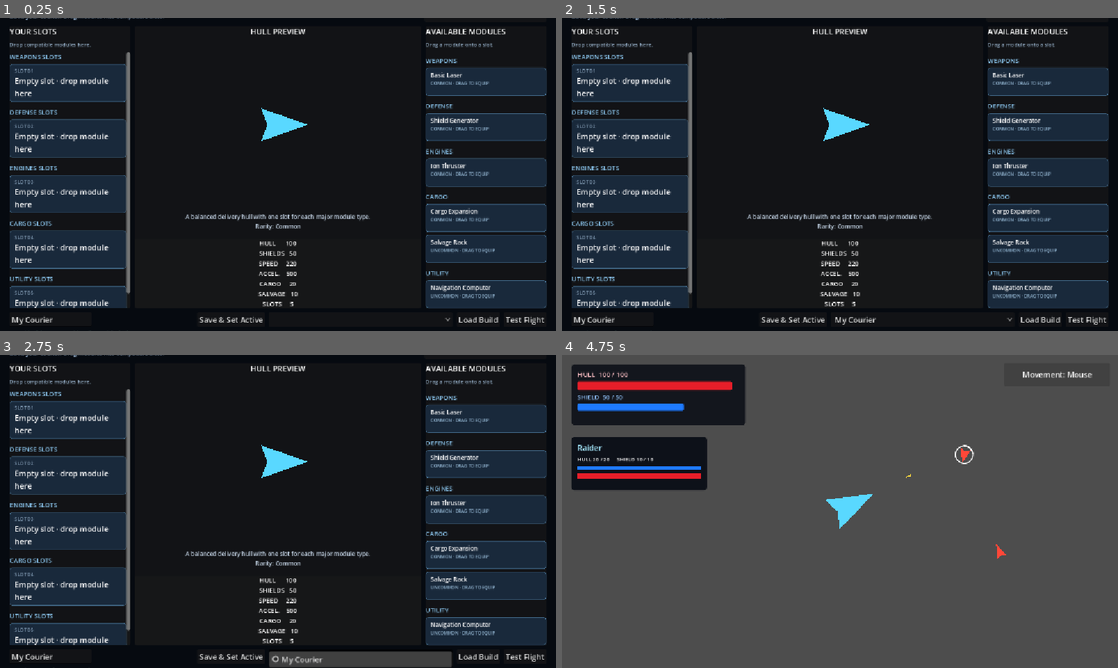
Above: before the commit, frames 1-4 (two rows, left to right).
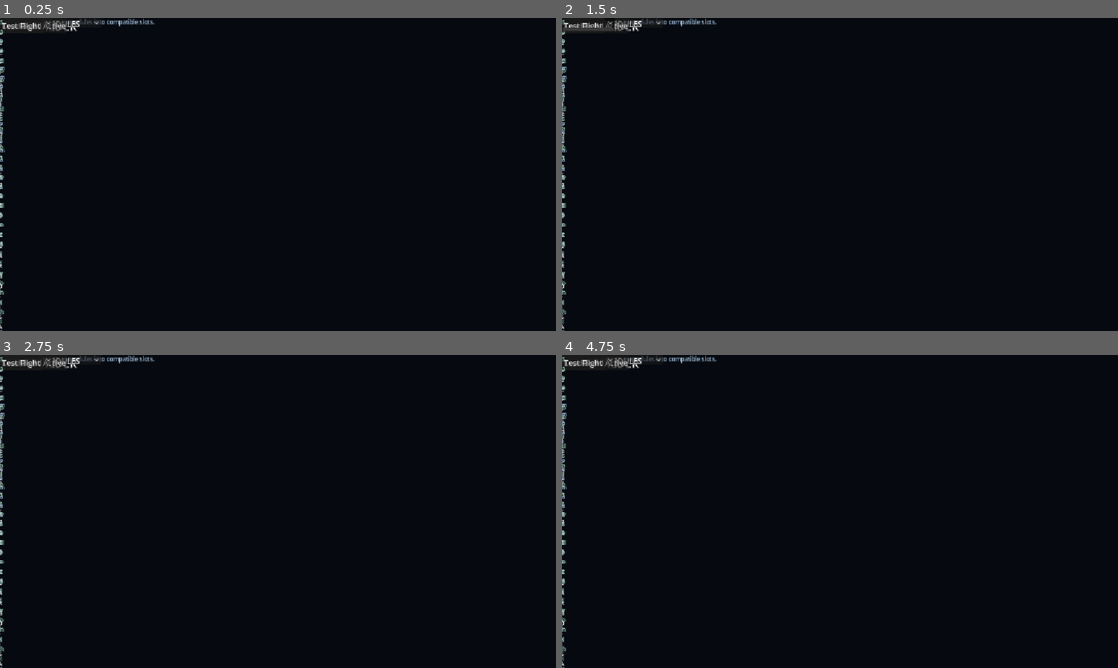
Above: after the commit, the same moments.

Repository: Bbran4/SpaceDelivery
Game: Godot game, scene res://scenes/ui/ship_builder.tscn
The game is run twice, just before and just after one commit, with the same random seed, the same clock (stepped at 60 frames per second) and the same inputs. This scene is started directly instead of the project's main scene.
Inputs (mouse positions are in pixels of both pictures, inside the frame that each line leads up to):
- Up to frame 1 (0.25 s): no input
- Up to frame 2 (1.5 s): click "Save & Set Active" at 0.5 s; click (612, 24) at 1.27 s
- Up to frame 3 (2.75 s): click (361, 655) at 2 s, where only the run before the commit has a clickable "My Courier"
- Up to frame 4 (4.75 s): click "Load Build" at 2.75 s; click "Test Flight" at 3.5 s; click (1056, 373) at 4.25 s, where only the run before the commit has a clickable "Movement: Keyboard"

The runs differ from the first frame. In frame 1, 28% of the frame differs, in the area x 0-99%, y 0-100%; in frame 2, 28%; in frame 3, 30%; in frame 4, 92%, in the area x 0-100%, y 0-100%.
Error after the commit: Invalid access to property or key 'resized' on a base object of type 'null instance'. (res://scripts/ship_builder.gd:42)

Commit message:
Make ship builder layout viewport-anchored and responsive

Diff:
--- a/scenes/ui/ship_builder.tscn
+++ b/scenes/ui/ship_builder.tscn
@@ -21,118 +21,119 @@
 mouse_filter = 2
 color = Color(0.025, 0.04, 0.065, 1)
 
-[node name="OuterMargin" type="MarginContainer" parent="."]
-layout_mode = 1
-anchors_preset = 15
-anchor_right = 1.0
-anchor_bottom = 1.0
-offset_left = 16.0
-offset_top = 12.0
-offset_right = -16.0
-offset_bottom = -12.0
-grow_horizontal = 2
-grow_vertical = 2
-theme_override_constants/margin_left = 4
-theme_override_constants/margin_top = 4
-theme_override_constants/margin_right = 4
-theme_override_constants/margin_bottom = 4
-
-[node name="Root" type="VBoxContainer" parent="OuterMargin"]
-layout_mode = 2
-theme_override_constants/separation = 8
-
-[node name="Header" type="HBoxContainer" parent="OuterMargin/Root"]
-custom_minimum_size = Vector2(0, 56)
-layout_mode = 2
+[node name="Header" type="HBoxContainer" parent="."]
+layout_mode = 1
+anchors_preset = 10
+anchor_left = 0.0
+anchor_top = 0.015
+anchor_right = 1.0
+anchor_bottom = 0.14
+offset_left = 18.0
+offset_top = 0.0
+offset_right = -18.0
+offset_bottom = 0.0
+grow_horizontal = 2
 theme_override_constants/separation = 12
 
-[node name="TitleBlock" type="VBoxContainer" parent="OuterMargin/Root/Header"]
+[node name="TitleBlock" type="VBoxContainer" parent="."]
 layout_mode = 2
 size_flags_horizontal = 3
 theme_override_constants/separation = 2
 
-[node name="Title" type="Label" parent="OuterMargin/Root/Header/TitleBlock"]
+[node name="Title" type="Label" parent="Header/TitleBlock"]
 layout_mode = 2
 clip_text = false
 text = "SHIP BUILDER"
 theme_override_font_sizes/font_size = 24
 
-[node name="Subtitle" type="Label" parent="OuterMargin/Root/Header/TitleBlock"]
+[node name="Subtitle" type="Label" parent="Header/TitleBlock"]
 layout_mode = 2
 clip_text = false
 text = "Build your courier. Drag modules into compatible slots."
 theme_override_font_sizes/font_size = 12
 theme_override_colors/font_color = Color(0.62, 0.73, 0.84, 1)
 
-[node name="HullPicker" type="OptionButton" parent="OuterMargin/Root/Header"]
+[node name="HullPicker" type="OptionButton" parent="."]
 unique_name_in_owner = true
 custom_minimum_size = Vector2(210, 0)
 layout_mode = 2
 
-[node name="MainContent" type="HBoxContainer" parent="OuterMargin/Root"]
-layout_mode = 2
-size_flags_vertical = 3
+[node name="MainContent" type="HBoxContainer" parent="."]
+layout_mode = 1
+anchors_preset = 15
+anchor_left = 0.0
+anchor_top = 0.155
+anchor_right = 1.0
+anchor_bottom = 0.835
+offset_left = 18.0
+offset_top = 0.0
+offset_right = -18.0
+offset_bottom = 0.0
+grow_horizontal = 2
+grow_vertical = 2
 theme_override_constants/separation = 10
 
-[node name="SlotsPanel" type="PanelContainer" parent="OuterMargin/Root/MainContent"]
-custom_minimum_size = Vector2(250, 0)
-layout_mode = 2
-
-[node name="SlotsVBox" type="VBoxContainer" parent="OuterMargin/Root/MainContent/SlotsPanel"]
-layout_mode = 2
-theme_override_constants/separation = 8
-
-[node name="SlotsTitle" type="Label" parent="OuterMargin/Root/MainContent/SlotsPanel/SlotsVBox"]
+[node name="SlotsPanel" type="PanelContainer" parent="."]
+custom_minimum_size = Vector2(0, 0)
+layout_mode = 2
+size_flags_horizontal = 3
+
+[node name="SlotsVBox" type="VBoxContainer" parent="MainContent/SlotsPanel"]
+layout_mode = 2
+theme_override_constants/separation = 8
+
+[node name="SlotsTitle" type="Label" parent="MainContent/SlotsPanel/SlotsVBox"]
 layout_mode = 2
 text = "YOUR SLOTS"
 theme_override_font_sizes/font_size = 16
 
-[node name="SlotsHint" type="Label" parent="OuterMargin/Root/MainContent/SlotsPanel/SlotsVBox"]
+[node name="SlotsHint" type="Label" parent="MainContent/SlotsPanel/SlotsVBox"]
 layout_mode = 2
 text = "Drop compatible modules here."
 autowrap_mode = 3
 theme_override_font_sizes/font_size = 11
 theme_override_colors/font_color = Color(0.6, 0.7, 0.8, 1)
 
-[node name="SlotScroll" type="ScrollContainer" parent="OuterMargin/Root/MainContent/SlotsPanel/SlotsVBox"]
+[node name="SlotScroll" type="ScrollContainer" parent="MainContent/SlotsPanel/SlotsVBox"]
 layout_mode = 2
 size_flags_vertical = 3
 horizontal_scroll_mode = 0
 
-[node name="SlotGroups" type="VBoxContainer" parent="OuterMargin/Root/MainContent/SlotsPanel/SlotsVBox/SlotScroll"]
+[node name="SlotGroups" type="VBoxContainer" parent="MainContent/SlotsPanel/SlotsVBox/SlotScroll"]
 unique_name_in_owner = true
 layout_mode = 2
 size_flags_horizontal = 3
 theme_override_constants/separation = 12
 
-[node name="CenterPanel" type="PanelContainer" parent="OuterMargin/Root/MainContent"]
-custom_minimum_size = Vector2(300, 0)
-layout_mode = 2
-size_flags_horizontal = 3
-
-[node name="CenterVBox" type="VBoxContainer" parent="OuterMargin/Root/MainContent/CenterPanel"]
-layout_mode = 2
-theme_override_constants/separation = 8
-
-[node name="ShipTitle" type="Label" parent="OuterMargin/Root/MainContent/CenterPanel/CenterVBox"]
+[node name="CenterPanel" type="PanelContainer" parent="."]
+custom_minimum_size = Vector2(0, 0)
+layout_mode = 2
+size_flags_horizontal = 3
+size_flags_stretch_ratio = 1.2
+
+[node name="CenterVBox" type="VBoxContainer" parent="MainContent/CenterPanel"]
+layout_mode = 2
+theme_override_constants/separation = 8
+
+[node name="ShipTitle" type="Label" parent="MainContent/CenterPanel/CenterVBox"]
 layout_mode = 2
 text = "HULL PREVIEW"
 horizontal_alignment = 1
 theme_override_font_sizes/font_size = 16
 
-[node name="PreviewCanvas" type="Control" parent="OuterMargin/Root/MainContent/CenterPanel/CenterVBox"]
+[node name="PreviewCanvas" type="Control" parent="MainContent/CenterPanel/CenterVBox"]
 unique_name_in_owner = true
 layout_mode = 2
 size_flags_vertical = 3
 size_flags_horizontal = 3
 clip_contents = true
 
-[node name="PreviewShip" type="Polygon2D" parent="OuterMargin/Root/MainContent/CenterPanel/CenterVBox/PreviewCanvas"]
+[node name="PreviewShip" type="Polygon2D" parent="MainContent/CenterPanel/CenterVBox/PreviewCanvas"]
 unique_name_in_owner = true
 polygon = PackedVector2Array(62, 0, -35, -34, -22, 0, -35, 34)
 color = Color(0.35, 0.85, 1, 1)
 
-[node name="HullDescription" type="Label" parent="OuterMargin/Root/MainContent/CenterPanel/CenterVBox"]
+[node name="HullDescription" type="Label" parent="MainContent/CenterPanel/CenterVBox"]
 unique_name_in_owner = true
 custom_minimum_size = Vector2(0, 46)
 layout_mode = 2
@@ -142,10 +143,10 @@
 theme_override_font_sizes/font_size = 12
 theme_override_colors/font_color = Color(0.76, 0.82, 0.89, 1)
 
-[node name="StatsPanel" type="PanelContainer" parent="OuterMargin/Root/MainContent/CenterPanel/CenterVBox"]
-layout_mode = 2
-
-[node name="StatsLabel" type="Label" parent="OuterMargin/Root/MainContent/CenterPanel/CenterVBox/StatsPanel"]
+[node name="StatsPanel" type="PanelContainer" parent="MainContent/CenterPanel/CenterVBox"]
+layout_mode = 2
+
+[node name="StatsLabel" type="Label" parent="MainContent/CenterPanel/CenterVBox/StatsPanel"]
 unique_name_in_owner = true
 layout_mode = 2
 text = "HULL --   SHIELDS --   SPEED --   CARGO --   SALVAGE --"
@@ -153,75 +154,85 @@
 autowrap_mode = 3
 theme_override_font_sizes/font_size = 13
 
-[node name="ModulesPanel" type="PanelContainer" parent="OuterMargin/Root/MainContent"]
-custom_minimum_size = Vector2(250, 0)
-layout_mode = 2
-
-[node name="ModulesVBox" type="VBoxContainer" parent="OuterMargin/Root/MainContent/ModulesPanel"]
-layout_mode = 2
-theme_override_constants/separation = 8
-
-[node name="ModulesTitle" type="Label" parent="OuterMargin/Root/MainContent/ModulesPanel/ModulesVBox"]
+[node name="ModulesPanel" type="PanelContainer" parent="."]
+custom_minimum_size = Vector2(0, 0)
+layout_mode = 2
+size_flags_horizontal = 3
+
+[node name="ModulesVBox" type="VBoxContainer" parent="MainContent/ModulesPanel"]
+layout_mode = 2
+theme_override_constants/separation = 8
+
+[node name="ModulesTitle" type="Label" parent="MainContent/ModulesPanel/ModulesVBox"]
 layout_mode = 2
 text = "AVAILABLE MODULES"
 theme_override_font_sizes/font_size = 16
 
-[node name="ModulesHint" type="Label" parent="OuterMargin/Root/MainContent/ModulesPanel/ModulesVBox"]
+[node name="ModulesHint" type="Label" parent="MainContent/ModulesPanel/ModulesVBox"]
 layout_mode = 2
 text = "Drag a module onto a slot."
 autowrap_mode = 3
 theme_override_font_sizes/font_size = 11
 theme_override_colors/font_color = Color(0.6, 0.7, 0.8, 1)
 
-[node name="ModuleScroll" type="ScrollContainer" parent="OuterMargin/Root/MainContent/ModulesPanel/ModulesVBox"]
+[node name="ModuleScroll" type="ScrollContainer" parent="MainContent/ModulesPanel/ModulesVBox"]
 layout_mode = 2
 size_flags_vertical = 3
 horizontal_scroll_mode = 0
 
-[node name="ModuleGroups" type="VBoxContainer" parent="OuterMargin/Root/MainContent/ModulesPanel/ModulesVBox"]
+[node name="ModuleGroups" type="VBoxContainer" parent="MainContent/ModulesPanel/ModulesVBox"]
 unique_name_in_owner = true
 layout_mode = 2
 size_flags_horizontal = 3
 theme_override_constants/separation = 12
 
-[node name="Footer" type="VBoxContainer" parent="OuterMargin/Root"]
-custom_minimum_size = Vector2(0, 88)
-layout_mode = 2
+[node name="Footer" type="VBoxContainer" parent="."]
+layout_mode = 1
+anchors_preset = 10
+anchor_left = 0.0
+anchor_top = 0.855
+anchor_right = 1.0
+anchor_bottom = 0.99
+offset_left = 18.0
+offset_top = 0.0
+offset_right = -18.0
+offset_bottom = 0.0
+grow_horizontal = 2
 theme_override_constants/separation = 5
 
-[node name="BuildControls" type="HBoxContainer" parent="OuterMargin/Root/Footer"]
-layout_mode = 2
-theme_override_constants/separation = 8
-
-[node name="BuildNameInput" type="LineEdit" parent="OuterMargin/Root/Footer/BuildControls"]
-unique_name_in_owner = true
-custom_minimum_size = Vector2(170, 0)
-layout_mode = 2
-size_flags_horizontal = 2
+[node name="BuildControls" type="HBoxContainer" parent="."]
+layout_mode = 2
+theme_override_constants/separation = 8
+
+[node name="BuildNameInput" type="LineEdit" parent="Footer/BuildControls"]
+unique_name_in_owner = true
+custom_minimum_size = Vector2(110, 0)
+layout_mode = 2
+size_flags_horizontal = 3
 placeholder_text = "Build name"
 text = "My Courier"
 
-[node name="SaveButton" type="Button" parent="OuterMargin/Root/Footer/BuildControls"]
+[node name="SaveButton" type="Button" parent="Footer/BuildControls"]
 layout_mode = 2
 text = "Save & Set Active"
 
-[node name="SavedBuildPicker" type="OptionButton" parent="OuterMargin/Root/Footer/BuildControls"]
-unique_name_in_owner = true
-custom_minimum_size = Vector2(150, 0)
-layout_mode = 2
-size_flags_horizontal = 3
-
-[node name="LoadButton" type="Button" parent="OuterMargin/Root/Footer/BuildControls"]
+[node name="SavedBuildPicker" type="OptionButton" parent="Footer/BuildControls"]
+unique_name_in_owner = true
+custom_minimum_size = Vector2(110, 0)
+layout_mode = 2
+size_flags_horizontal = 3
+
+[node name="LoadButton" type="Button" parent="Footer/BuildControls"]
 layout_mode = 2
 text = "Load Build"
 
-[node name="TestFlightButton" type="Button" parent="OuterMargin/Root/Footer/BuildControls"]
+[node name="TestFlightButton" type="Button" parent="Footer/BuildControls"]
 layout_mode = 2
 text = "Test Flight"
 
-[node name="StatusLabel" type="Label" parent="OuterMargin/Root/Footer"]
-unique_name_in_owner = true
-custom_minimum_size = Vector2(0, 30)
+[node name="StatusLabel" type="Label" parent="."]
+unique_name_in_owner = true
+custom_minimum_size = Vector2(0, 24)
 layout_mode = 2
 size_flags_horizontal = 3
 size_flags_vertical = 1
@@ -231,6 +242,6 @@
 theme_override_font_sizes/font_size = 12
 theme_override_colors/font_color = Color(0.62, 0.83, 0.72, 1)
 
-[connection signal="pressed" from="OuterMargin/Root/Footer/BuildControls/SaveButton" to="." method="_on_save_pressed"]
-[connection signal="pressed" from="OuterMargin/Root/Footer/BuildControls/LoadButton" to="." method="_on_load_pressed"]
-[connection signal="pressed" from="OuterMargin/Root/Footer/BuildControls/TestFlightButton" to="." method="_on_back_pressed"]
+[connection signal="pressed" from="Footer/BuildControls/SaveButton" to="." method="_on_save_pressed"]
+[connection signal="pressed" from="Footer/BuildControls/LoadButton" to="." method="_on_load_pressed"]
+[connection signal="pressed" from="Footer/BuildControls/TestFlightButton" to="." method="_on_back_pressed"]
